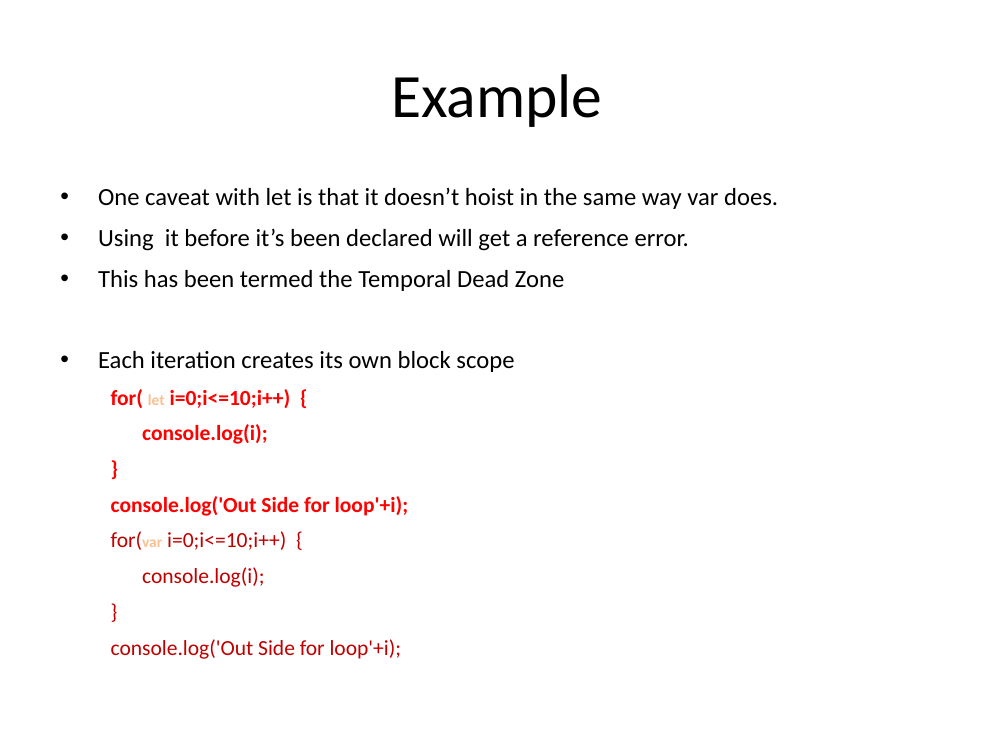
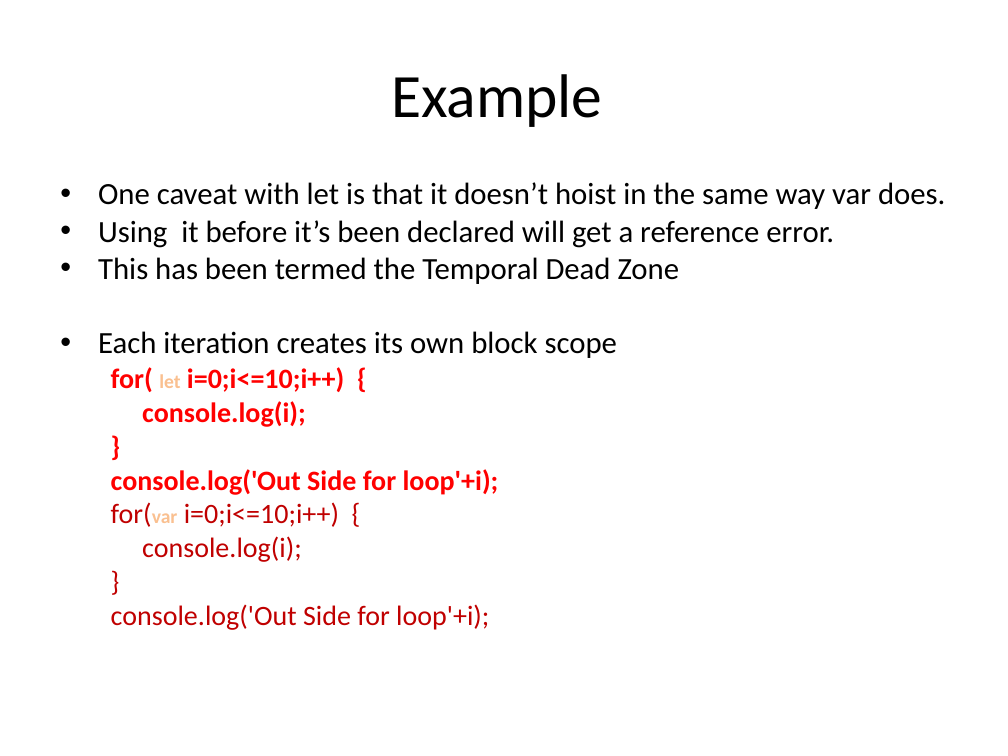
Before and after one commit to vishnumvn/AngularJS_Tut, a slide deck: slide 79 of Materials/Angular_Module01.ppt. Drawn at 1008x756 pixels with LibreOffice and Linux fonts; fonts in the diff are those of the drawing. Boxes give left, top, right and bottom in pixels: in the first picture for what was removed or moved away, otherwise in the second. Text is boxed around its words. In the diff, an @@ line names an element or a change of style, - is before the commit and + after.

```diff
--- a/Materials/Angular_Module01.ppt
+++ b/Materials/Angular_Module01.ppt
@@ text "One caveat with let is ..." at [98, 182, 945, 630]: size 17.6 to 22 pt in "One caveat with let is that it ...", "Using it before it’s been declared will ...", "This has been termed the Temporal Dead ...", "Each iteration creates its own block scope"; size 15.4 to 20 pt in "for( i=0;i<=10;i++) {", "console.log(i);", "}", "console.log('Out Side for loop'+i);" and 4 more places; size 11 to 14 pt in "let", "for(var"; line spacing 1 to 0.8; less space between paragraphs @@
```
Also in this commit, not shown: 10 other slides changed, 18 other files.
